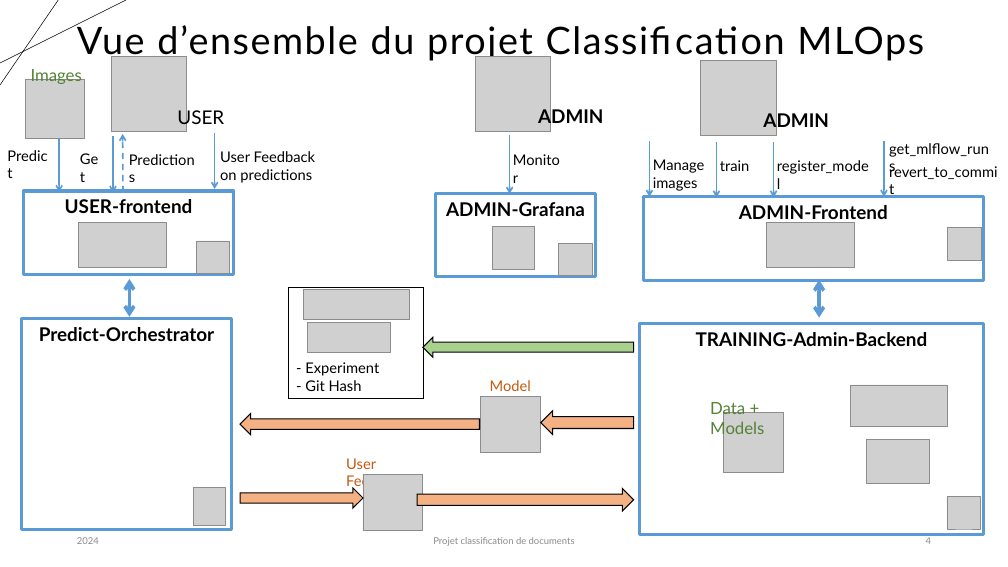
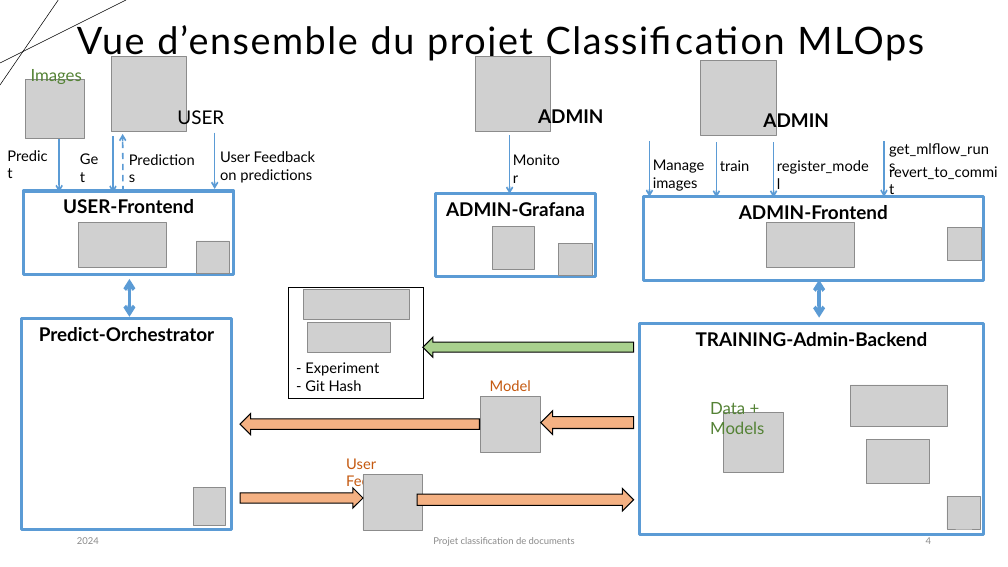
Before and after one commit to karned-formation/SEP24-MLOPS-SAKE, a slide deck: slide 4 of report/Projet_classification_MLOps_Partie1_Eddie.pptx. Drawn at 1008x567 pixels with LibreOffice and Linux fonts; fonts in the diff are those of the drawing; grey boxes stand for pictures. Boxes give left, top, right and bottom in pixels: in the first picture for what was removed or moved away, otherwise in the second. Text is boxed around its words. In the diff, an @@ line names an element or a change of style, - is before the commit and + after.

```diff
--- a/report/Projet_classification_MLOps_Partie1_Eddie.pptx
+++ b/report/Projet_classification_MLOps_Partie1_Eddie.pptx
@@ text in rectangle at <box>63,199,194,213</box>: text changed @@
-USER-frontend
+USER-Frontend
```
Also in this commit, not shown: 1 other slide changed, 1 other file.
